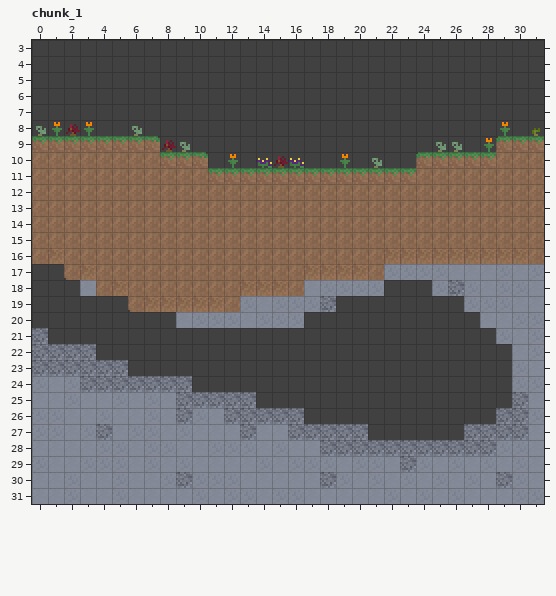
LDtk project -- world/ldtk/societies.ldtk. This is how it looked before the edit.
Cells are 8x8 px. Shown: chunk_1 x 0..31, y 3..31. The commit also changed other parts of the map, which this record leaves out.
Once edited:
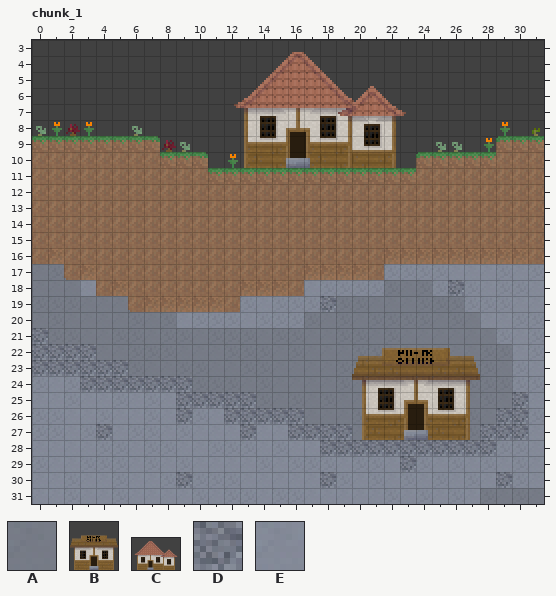
Key: from "background": A 4 "stone"; from "building_tileset": B 2, C 36; from "collisions": D 3 "gravel", E 4 "stone".
_ is an empty cell.
Objects are placed by their top-left corner, in cells (3,4 is the top-left corner of cell 3,4); size is 1x1 cell unless given.
Tiles of an added or newly shown layer are drawn over the layers below it.
What changed:
Layer "background" (added):
y 17: x 0..2 ___ -> AAA
y 18: x 0..2 ___ -> AAA; x 22..24 ___ -> AAA
y 19: x 0..6 _______ -> AAAAAAA; x 19..26 ________ -> AAAAAAAA
y 20: x 0..8 _________ -> AAAAAAAAA; x 17..27 ___________ -> AAAAAAAAAAA
y 21: x 1..28 ____________________________ -> AAAAAAAAAAAAAAAAAAAAAAAAAAAA
y 22: x 4..29 __________________________ -> AAAAAAAAAAAAAAAAAAAAAAAAAA
y 23: x 6..29 ________________________ -> AAAAAAAAAAAAAAAAAAAAAAAA
y 24: x 10..29 ____________________ -> AAAAAAAAAAAAAAAAAAAA
y 25: x 14..29 ________________ -> AAAAAAAAAAAAAAAA
y 26: x 17..28 ____________ -> AAAAAAAAAAAA
y 27: x 20..27 ________ -> AAAAAAAA
y 31: x 28 _ -> A
Layer "collisions":
y 27: x 20 D -> _; x 27 D -> _
y 31: x 28 E -> _
Layer "buildings" (added):
added: C "right_house" at 12,3 size 12x8
added: B "post_office" at 20,20 size 8x8
